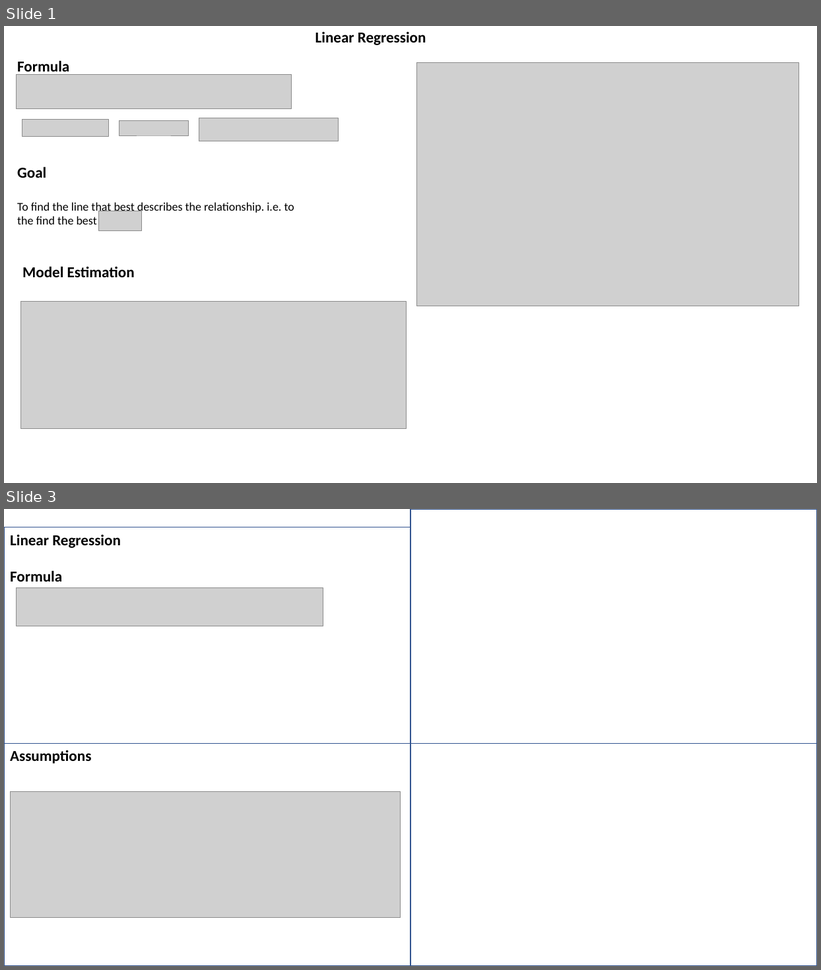
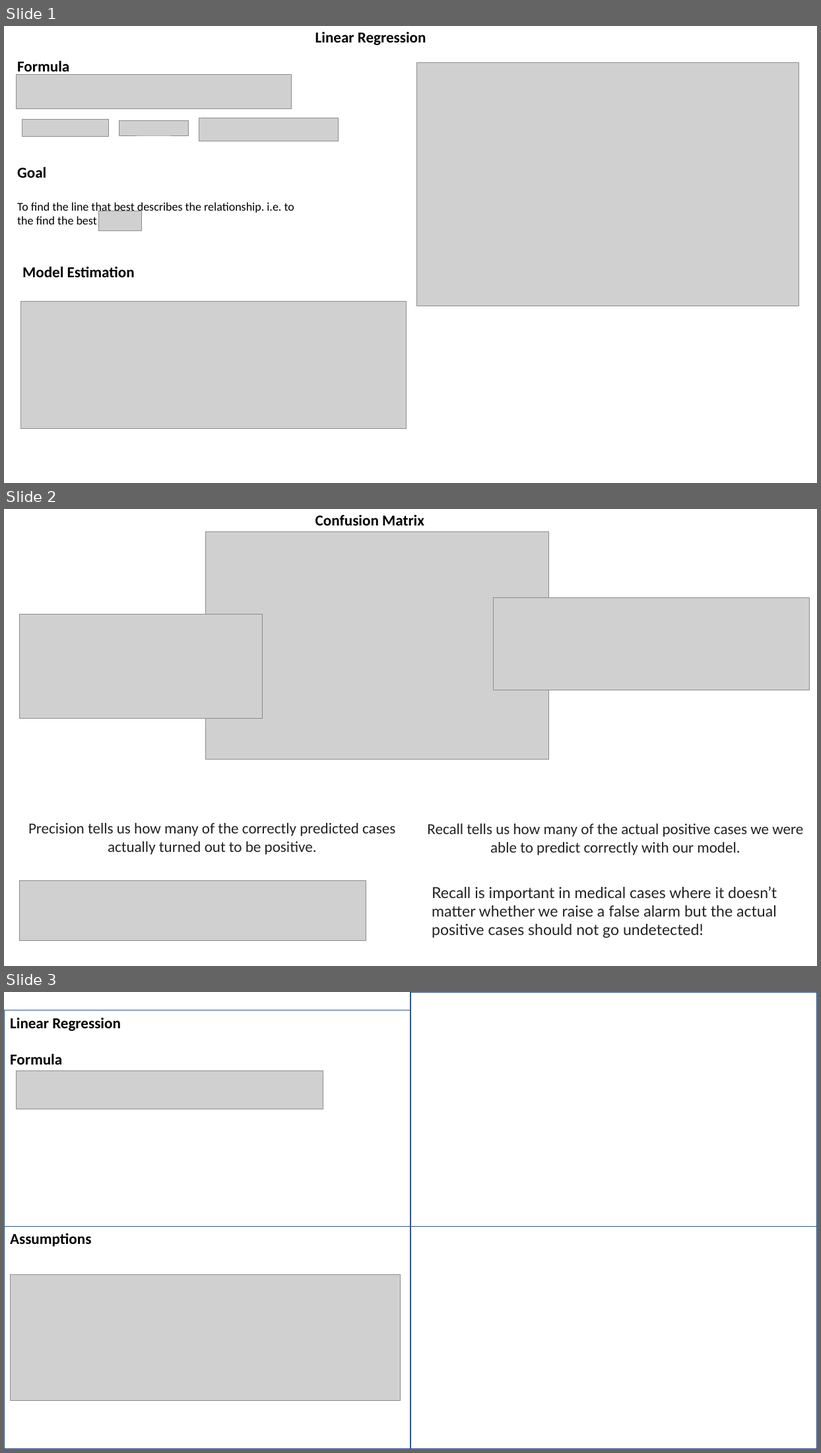
Before and after one commit to sharathnatraj/MLInterviews, a slide deck: DataScience/Model_Explanation.pptx. Shown one above the other, each under a label of ours: slides 1 and 3 before the commit, slides 1, 2 and 3 after it; the slides between them are not shown. The pictures are 821x970 and 821x1453 pixels, drawn with LibreOffice and Linux fonts; fonts in the diff are those of the drawing; grey boxes stand for pictures. Boxes give left, top, right and bottom in pixels: in the first picture for what was removed or moved away, otherwise in the second. Text is boxed around its words. In the diff, an @@ line names an element or a change of style, - is before the commit and + after.

```diff
--- a/DataScience/Model_Explanation.pptx
+++ b/DataScience/Model_Explanation.pptx
@@ slide 2 added at [4, 509, 817, 966], background #FFFFFF @@
@@ text added at [316, 515, 424, 525], 18 pt, text #000000, bold @@
+Confusion Matrix
@@ picture added at [206, 532, 548, 760] @@
@@ picture added at [494, 598, 810, 690] @@
@@ picture added at [19, 614, 263, 719] @@
@@ text added at [28, 823, 395, 855], 18 pt, text #222222 @@
+Precision tells us how many of the correctly predicted cases actually turned out to be positive.
@@ text added at [427, 824, 803, 855], 18 pt, text #222222 @@
+Recall tells us how many of the actual positive cases we were able to predict correctly with our model.
@@ picture added at [19, 881, 366, 941] @@
@@ text added at [432, 887, 777, 939], 18 pt, text #222222 @@
+Recall is important in medical cases where it doesn’t matter whether we raise a false alarm but the actual positive cases should not go undetected!
```
Also in this commit, not shown: 1 slide removed, 15 other files.
